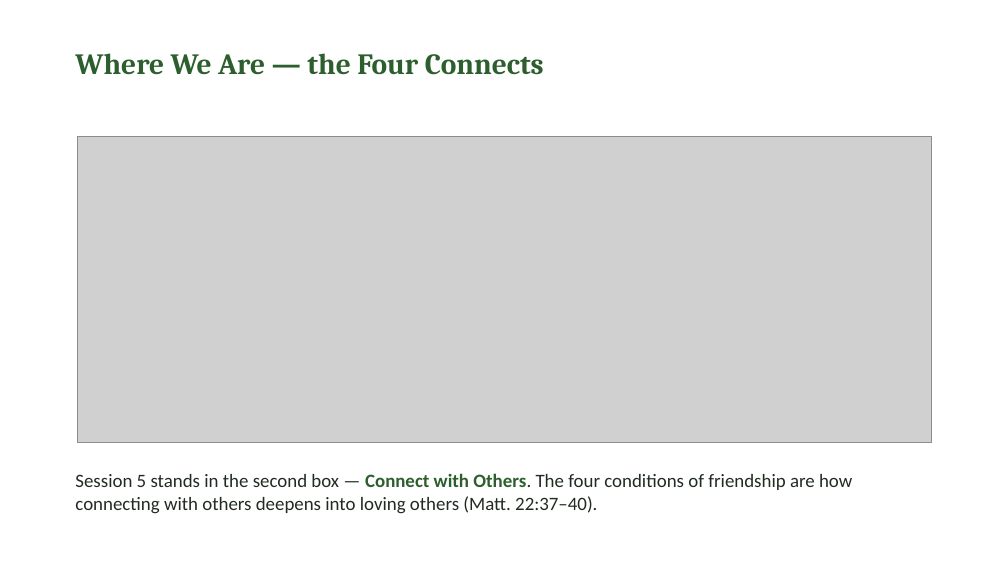
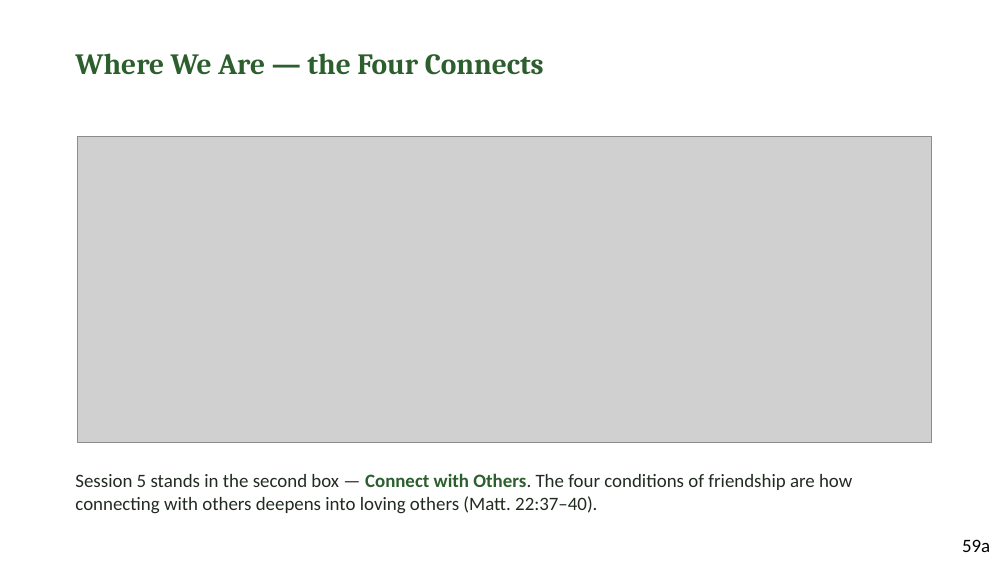
Before and after one commit to jgtittle-ministries/fellowship-of-the-heart-pilot-at-cca-dev, a slide deck: slide 3 of _implementation-notes/evening-series/FotH Evening Session 5 Slides DRAFT v1.pptx. Drawn at 1008x567 pixels with LibreOffice and Linux fonts; fonts in the diff are those of the drawing; grey boxes stand for pictures. Boxes give left, top, right and bottom in pixels: in the first picture for what was removed or moved away, otherwise in the second. Text is boxed around its words. In the diff, an @@ line names an element or a change of style, - is before the commit and + after.

```diff
--- a/_implementation-notes/evening-series/FotH Evening Session 5 Slides DRAFT v1.pptx
+++ b/_implementation-notes/evening-series/FotH Evening Session 5 Slides DRAFT v1.pptx
@@ text added at [962, 539, 990, 552], 18 pt, text #000000 @@
+59a
```
Also in this commit, not shown: 5 other slides changed, 2 other files.
